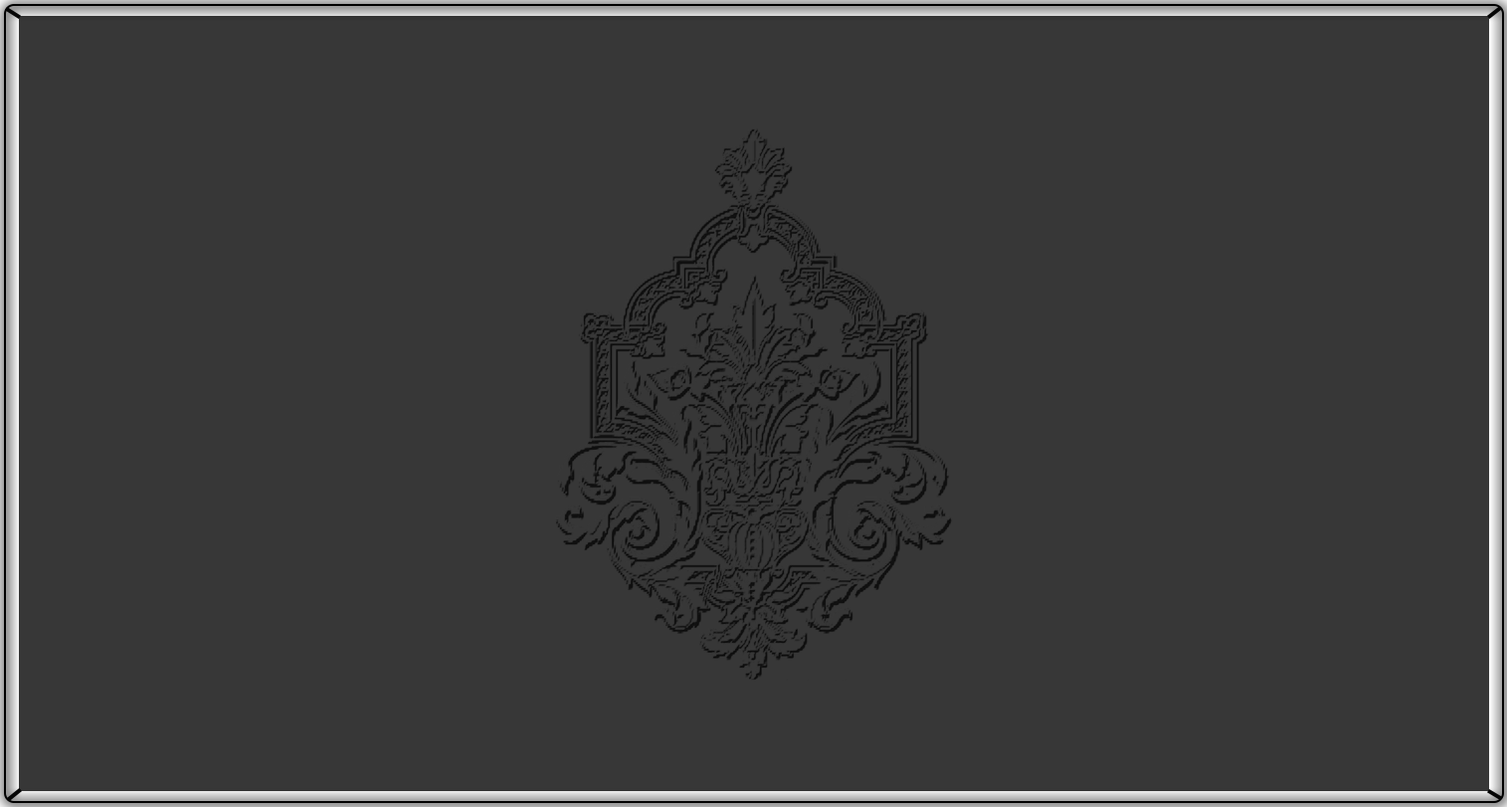
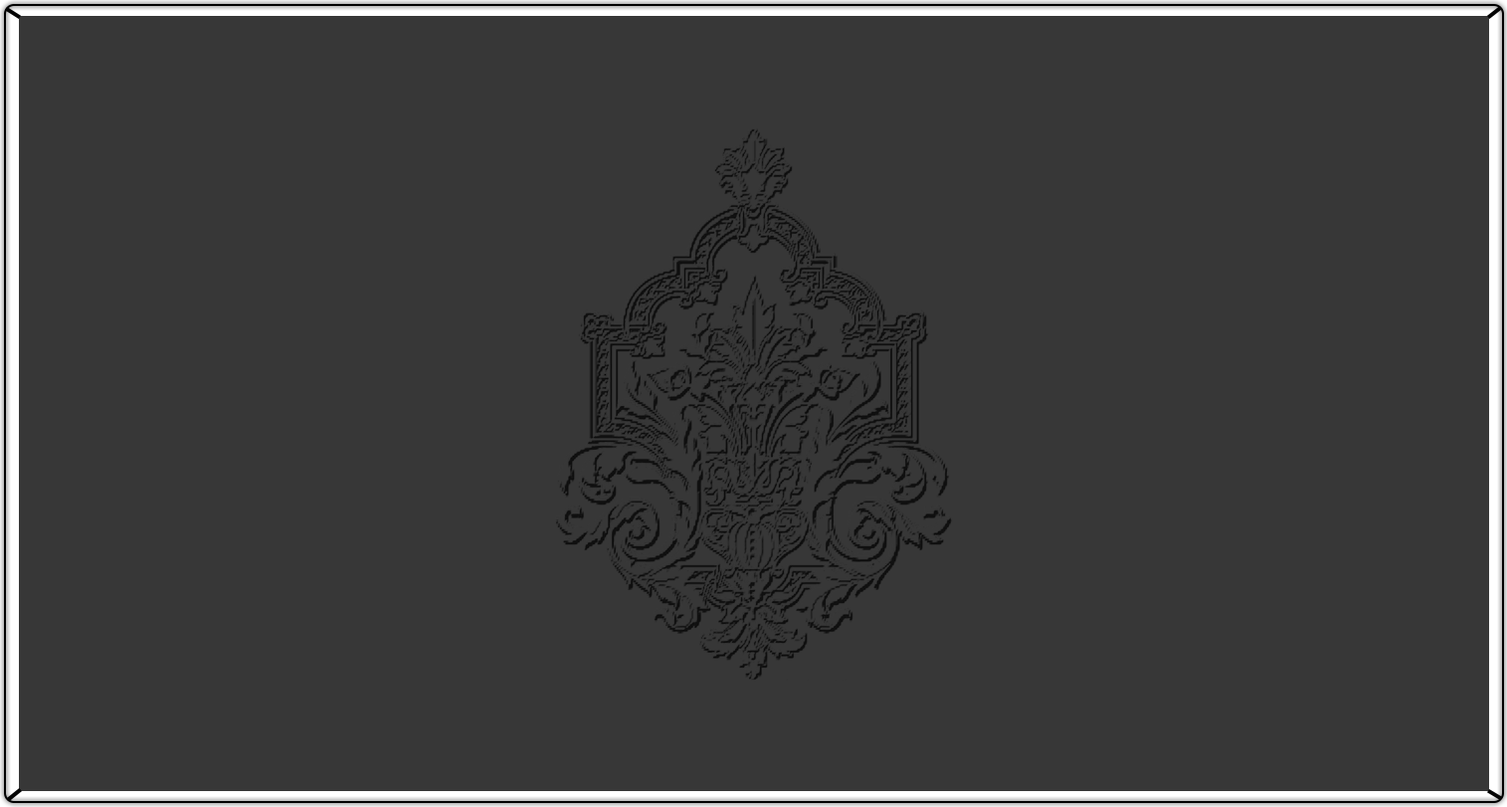
Revision of a layered 1507 × 807 image; what changed, layer by layer:
painted on "Shape 3" over [15, 787, 22, 796]
